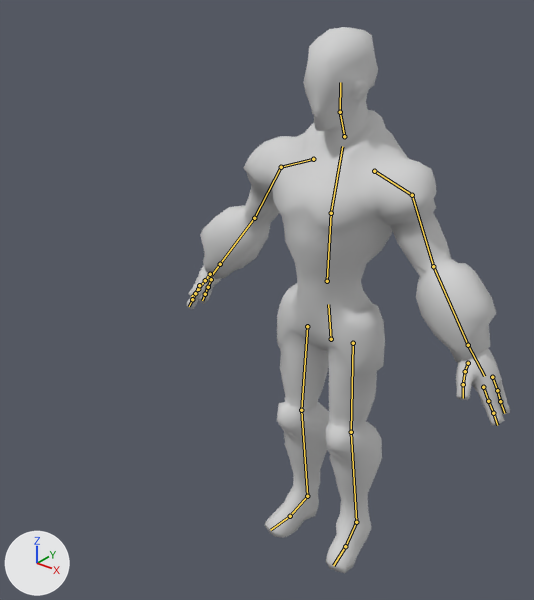
The FBX model Assets/MyAssets/CyberSoldier/CyberSoldier.fbx, before and after one commit.
The view is the same before and after, from a 50 mm camera at (1.173, -1.774, 2.011) aimed at (-0.108, -0.173, 1.018). The axes (+X, +Y, +Z) are drawn at lower left. The lights are the same throughout. The bones that bend it are drawn over the model as lines.

Names of what the first picture shows: 'CyberSoldier'.
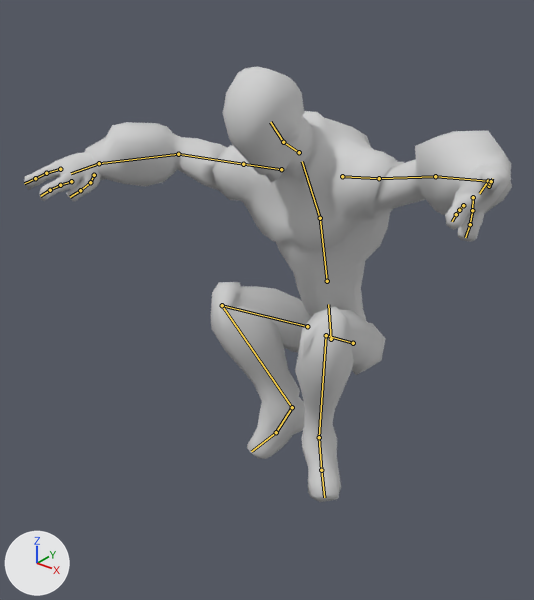
The newer file adds an action. The first version stands in its rest pose; the second is drawn at frame 3 of the action 'JumpL1.5'.

What differs and where, as boxes (x1, y1, x2, y2) in the pictures (534 x 600 px):
'CyberSoldier', posed (51% wider, 20% shorter)
    before: (187, 27, 510, 573)
    after: (24, 66, 512, 502)
bone 'Spine', root to tip
    before: (327, 281) to (331, 213)
    after: (327, 281) to (320, 218)
bone 'Chest', root to tip
    before: (331, 213) to (342, 146)
    after: (320, 218) to (302, 161)
bone 'Neck', root to tip
    before: (344, 136) to (340, 112)
    after: (299, 152) to (283, 142)
bone 'Shoulder.L', root to tip
    before: (374, 171) to (412, 195)
    after: (342, 176) to (379, 178)
bone 'UpperArm.l', root to tip
    before: (412, 195) to (433, 266)
    after: (379, 178) to (435, 176)
bone 'LowerArm.L', root to tip
    before: (433, 266) to (468, 345)
    after: (435, 176) to (488, 181)
bone 'Hand.L', root to tip
    before: (468, 345) to (484, 376)
    after: (488, 181) to (479, 193)
bone 'ThumbProximal.L', root to tip
    before: (468, 363) to (465, 371)
    after: (473, 197) to (472, 210)
bone 'ThumbMiddle.L', root to tip
    before: (465, 371) to (463, 384)
    after: (472, 210) to (470, 224)
bone 'FirstProximal.L', root to tip
    before: (483, 387) to (488, 401)
    after: (463, 205) to (459, 210)
bone 'SecondProximal.L', root to tip
    before: (492, 377) to (497, 390)
    after: (489, 186) to (490, 183)
bone 'Shoulder.R', root to tip
    before: (313, 159) to (281, 167)
    after: (281, 169) to (243, 164)
bone 'UpperArm.r', root to tip
    before: (281, 167) to (254, 218)
    after: (243, 164) to (178, 154)
bone 'LowerArm.R', root to tip
    before: (254, 218) to (220, 264)
    after: (178, 154) to (99, 163)
bone 'Hand.R', root to tip
    before: (220, 264) to (208, 279)
    after: (99, 163) to (71, 173)
bone 'ThumbProximal.R', root to tip
    before: (210, 274) to (205, 280)
    after: (94, 175) to (90, 182)
bone 'ThumbMiddle.R', root to tip
    before: (205, 280) to (198, 289)
    after: (90, 182) to (80, 190)
bone 'FirstProximal.R', root to tip
    before: (199, 285) to (195, 293)
    after: (71, 181) to (60, 185)
bone 'FirstMiddle.R', root to tip
    before: (195, 293) to (192, 299)
    after: (60, 185) to (50, 190)
bone 'SecondProximal.R', root to tip
    before: (211, 279) to (208, 287)
    after: (60, 169) to (46, 173)
bone 'SecondMiddle.R', root to tip
    before: (208, 287) to (205, 294)
    after: (46, 173) to (35, 178)
bone 'UpperLeg.L', root to tip
    before: (353, 343) to (351, 432)
    after: (353, 343) to (326, 335)
bone 'LowerLeg.L', root to tip
    before: (351, 432) to (356, 522)
    after: (326, 335) to (319, 437)
bone 'Foot.L', root to tip
    before: (356, 522) to (345, 546)
    after: (319, 437) to (321, 470)
bone 'UpperLeg.R', root to tip
    before: (307, 326) to (301, 410)
    after: (307, 326) to (222, 305)
bone 'LowerLeg.R', root to tip
    before: (301, 410) to (307, 496)
    after: (222, 305) to (292, 407)
bone 'Foot.R', root to tip
    before: (307, 496) to (290, 516)
    after: (292, 407) to (276, 432)

The edits, one by one:
Bone 'Spine' (bone_spine) turns from (0, 0, 0) to (12, 0, 2) degrees about its own x, y and z.
Bone 'Chest' (bone_chest) turns from (0, 0, 0) to (24, -1, 3) degrees about its own x, y and z.
Bone 'Neck' (bone_neck) turns from (0, 0, 0) to (2, 0, -2) degrees about its own x, y and z.
Bone 'Shoulder.L' (bone_shoulder_l) turns from (0, 0, 0) to (31, 5, -3) degrees about its own x, y and z.
Bone 'UpperArm.l' (bone_upperarm_l) turns from (0, 0, 0) to (57, -22, -30) degrees about its own x, y and z.
Bone 'LowerArm.L' (bone_lowerarm_l) turns from (0, 0, 0) to (-8, -3, -17) degrees about its own x, y and z.
Bone 'Hand.L' (bone_hand_l) turns from (0, 0, 0) to (-7, 29, -48) degrees about its own x, y and z.
Bone 'ThumbProximal.L' (bone_thumbproximal_l) turns from (0, 0, 0) to (9, -17, 31) degrees about its own x, y and z.
Bone 'ThumbMiddle.L' (bone_thumbmiddle_l) turns from (0, 0, 0) to (3, 26, -15) degrees about its own x, y and z.
Bone 'FirstProximal.L' (bone_firstproximal_l) turns from (0, 0, 0) to (-9, 8, 7) degrees about its own x, y and z.
Bone 'SecondProximal.L' (bone_secondproximal_l) turns from (0, 0, 0) to (-26, 2, 7) degrees about its own x, y and z.
Bone 'Shoulder.R' (bone_shoulder_r) turns from (0, 0, 0) to (29, -4, 3) degrees about its own x, y and z.
Bone 'UpperArm.r' (bone_upperarm_r) turns from (0, 0, 0) to (-53, 5, -23) degrees about its own x, y and z.
Bone 'LowerArm.R' (bone_lowerarm_r) turns from (0, 0, 0) to (11, 5, -26) degrees about its own x, y and z.
Bone 'Hand.R' (bone_hand_r) turns from (0, 0, 0) to (-4, -12, -37) degrees about its own x, y and z.
Bone 'ThumbProximal.R' (bone_thumbproximal_r) turns from (0, 0, 0) to (13, 21, 28) degrees about its own x, y and z.
Bone 'ThumbMiddle.R' (bone_thumbmiddle_r) turns from (0, 0, 0) to (2, -13, 10) degrees about its own x, y and z.
Bone 'FirstProximal.R' (bone_firstproximal_r) turns from (0, 0, 0) to (18, -4, -16) degrees about its own x, y and z.
Bone 'FirstMiddle.R' (bone_firstmiddle_r) turns from (0, 0, 0) to (6, 0, -14) degrees about its own x, y and z.
Bone 'SecondProximal.R' (bone_secondproximal_r) turns from (0, 0, 0) to (-6, 1, -6) degrees about its own x, y and z.
Bone 'SecondMiddle.R' (bone_secondmiddle_r) turns from (0, 0, 0) to (12, 1, -8) degrees about its own x, y and z.
Bone 'UpperLeg.L' (bone_upperleg_l) turns from (0, 0, 0) to (13, -5, -122) degrees about its own x, y and z.
Bone 'LowerLeg.L' (bone_lowerleg_l) turns from (0, 0, 0) to (125, 3, -7) degrees about its own x, y and z.
Bone 'Foot.L' (bone_foot_l) turns from (0, 0, 0) to (7, 6, -15) degrees about its own x, y and z.
Bone 'UpperLeg.R' (bone_upperleg_r) turns from (0, 0, 0) to (-26, 5, -119) degrees about its own x, y and z.
Bone 'LowerLeg.R' (bone_lowerleg_r) turns from (0, 0, 0) to (133, -3, 5) degrees about its own x, y and z.
Bone 'Foot.R' (bone_foot_r) turns from (0, 0, 0) to (9, -6, 6) degrees about its own x, y and z.
